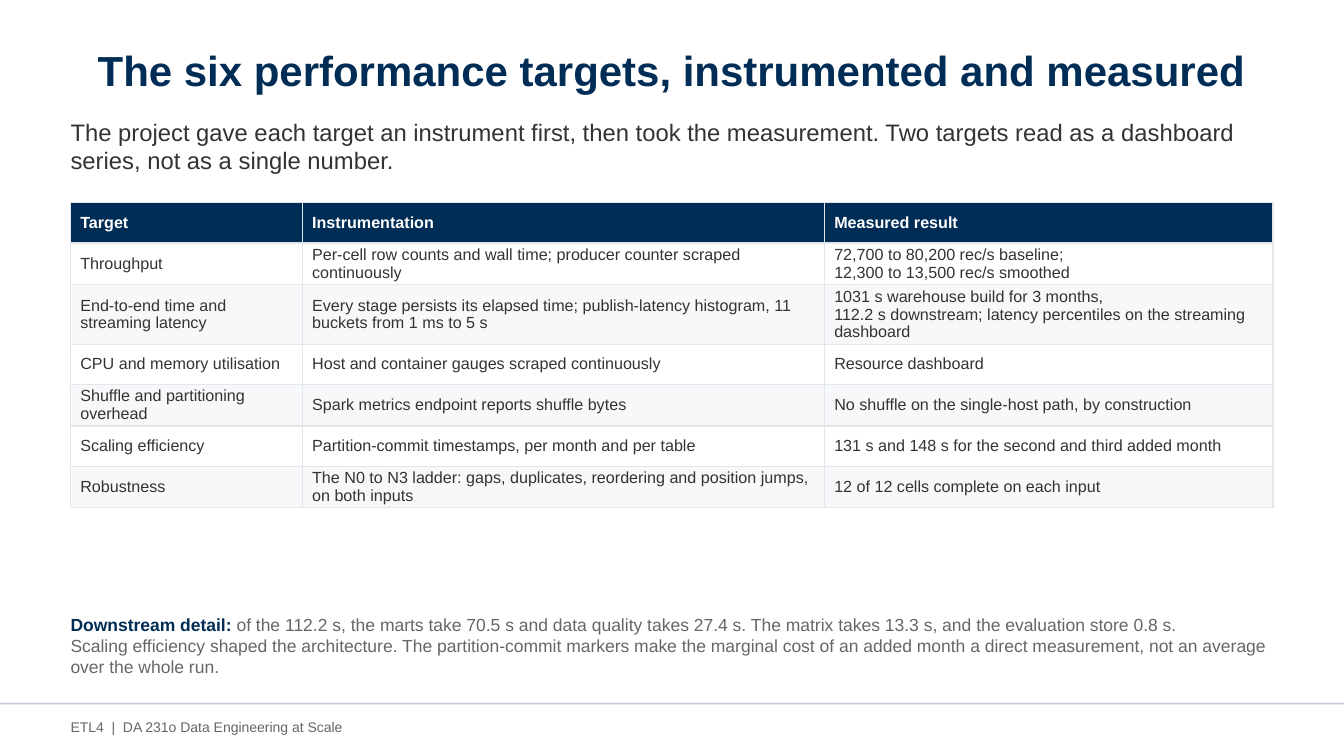
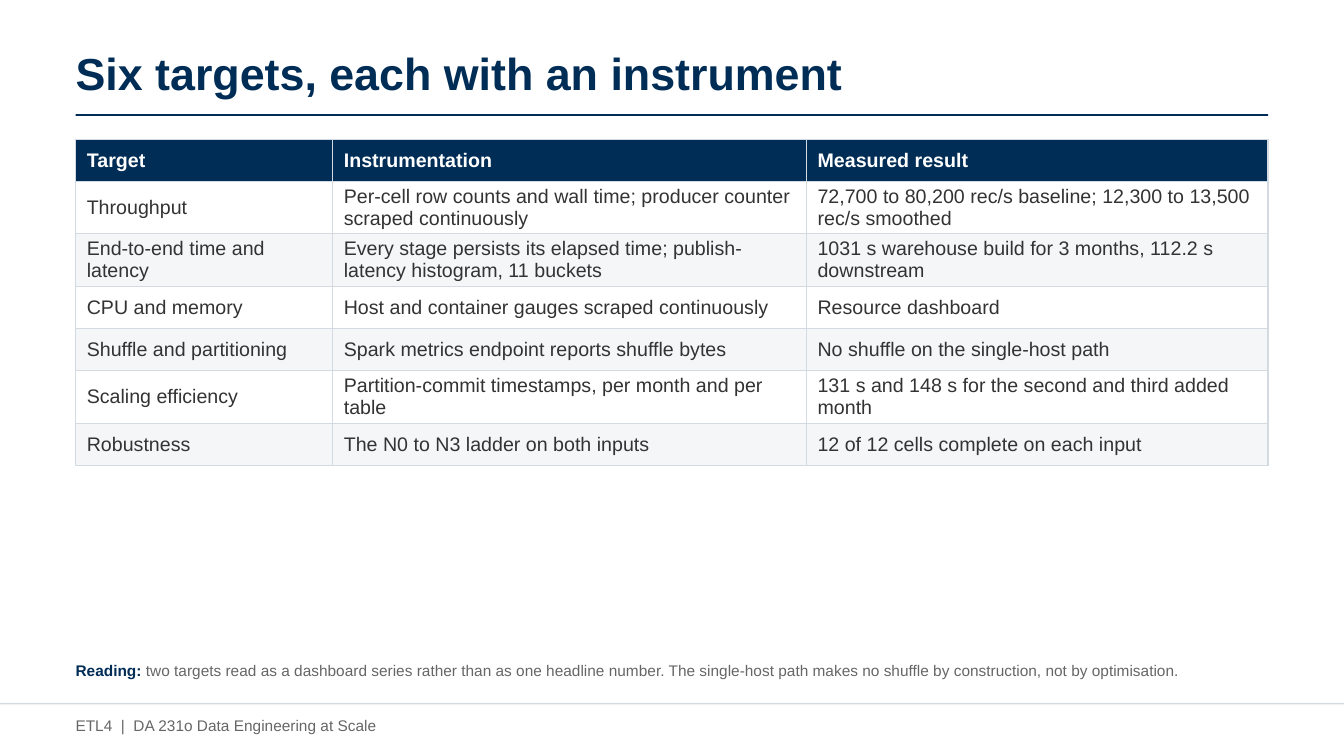
Before and after one commit to AvinashKompalli/Clean-Flight-Paths-from-Noisy-Aircraft-Data-at-Scale, a slide deck: slide 20 of etl4/docs/ETL4_Project_Presentation.pptx (slide 17 before the commit). Drawn at 1344x756 pixels with LibreOffice and Linux fonts; fonts in the diff are those of the drawing. Boxes give left, top, right and bottom in pixels: in the first picture for what was removed or moved away, otherwise in the second. Text is boxed around its words. In the diff, an @@ line names an element or a change of style, - is before the commit and + after.

```diff
--- a/etl4/docs/ETL4_Project_Presentation.pptx
+++ b/etl4/docs/ETL4_Project_Presentation.pptx
@@ title at box(76, 57, 842, 99): text changed; size 30 to 32 pt @@
-The six performance targets, instrumented and measured
+Six targets, each with an instrument
@@ line added from (76, 115) to (1268, 115), #002D56 1.25 pt @@
@@ text removed at box(71, 123, 1234, 174) @@
-The project gave each target an instrument first, then took the measurement. Two targets read as a dashboard series, not as a single number.
@@ table at box(76, 139, 1268, 459) @@
-row 2, column 3: 72,700 to 80,200 rec/s baseline; / 12,300 to 13,500 rec/s smoothed
+row 2, column 3: 72,700 to 80,200 rec/s baseline; 12,300 to 13,500 rec/s smoothed
-row 3: End-to-end time and streaming latency | Every stage persists its elapsed time; publish-latency histogram, 11 buckets from 1 ms to 5 s | 1031 s warehouse build for 3 months, / 112.2 s downstream; latency percentiles on the streaming dashboard
+row 3: End-to-end time and latency | Every stage persists its elapsed time; publish-latency histogram, 11 buckets | 1031 s warehouse build for 3 months, 112.2 s downstream
-row 4, column 1: CPU and memory utilisation
+row 4, column 1: CPU and memory
-row 5, column 1: Shuffle and partitioning overhead
+row 5, column 1: Shuffle and partitioning
-row 5, column 3: No shuffle on the single-host path, by construction
+row 5, column 3: No shuffle on the single-host path
-row 7, column 2: The N0 to N3 ladder: gaps, duplicates, reordering and position jumps, on both inputs
+row 7, column 2: The N0 to N3 ladder on both inputs
@@ fill #F7F8FA to #F4F6F8 in 9 cells @@
@@ size 11.5 to 14 pt in "Target", "Instrumentation", "Measured result", "Throughput" and 9 more places @@
@@ borders changed @@
@@ table: place and size @@
-table at box(71, 203, 1273, 509)
+table at box(76, 139, 1268, 459)
@@ text removed at box(71, 618, 1265, 673) @@
-Downstream detail: of the 112.2 s, the marts take 70.5 s and data quality takes 27.4 s. The matrix takes 13.3 s, and the evaluation store 0.8 s.
-Scaling efficiency shaped the architecture. The partition-commit markers make the marginal cost of an added month a direct measurement, not an average over the whole run.
@@ text added at box(76, 665, 1179, 679), 11 pt, text #666666 @@
+Reading: two targets read as a dashboard series rather than as one headline number. The single-host path makes no shuffle by construction, not by optimisation.
@@ line (0, 704) - (1344, 704): stroke #BFC8D6 1 pt to #D4DAE2 1 pt @@
@@ text "ETL4 | DA 231o Data ..." at box(76, 720, 377, 734): size 10 to 11 pt @@
```
Also in this commit, not shown: 19 other slides changed, 4 slides added, 1 other file.
